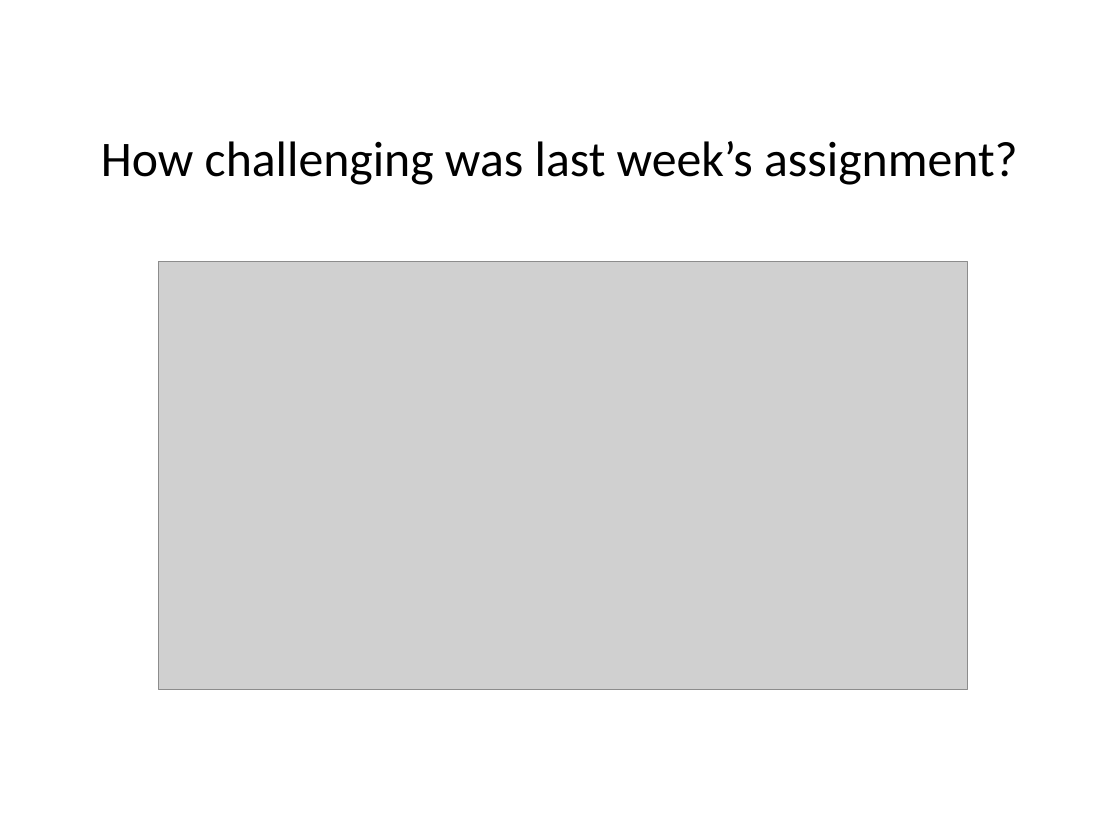
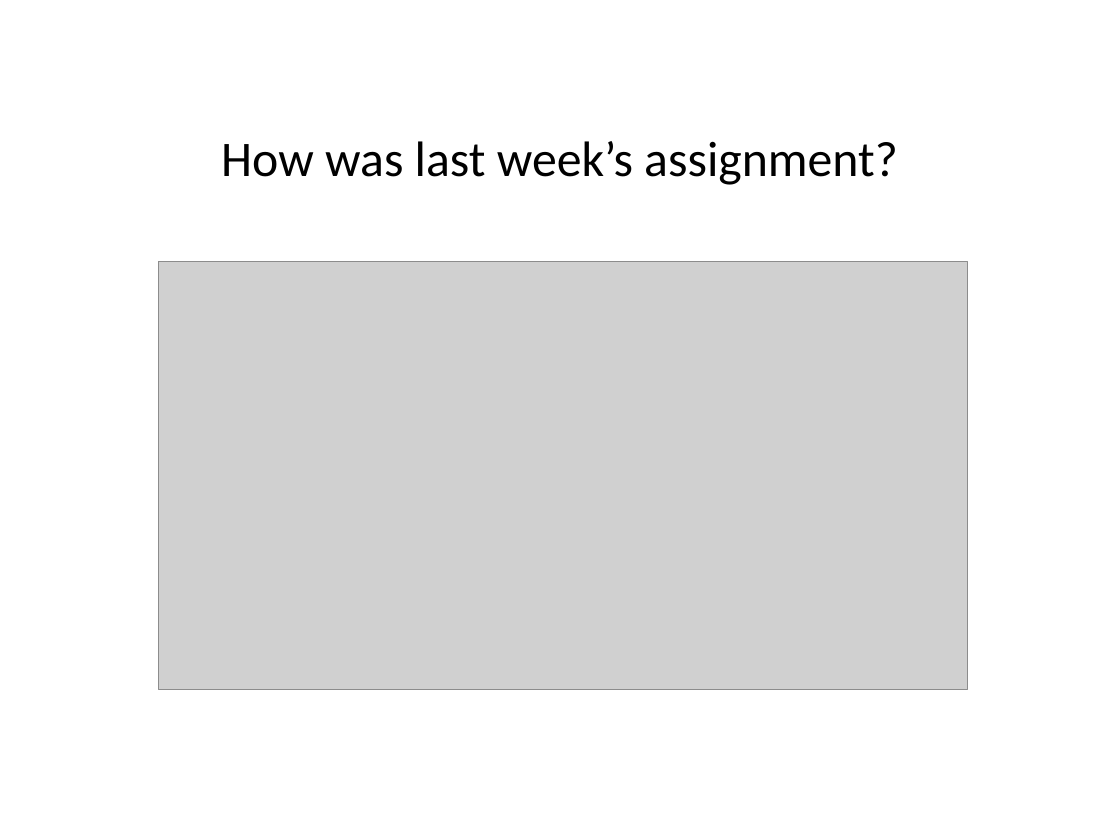
Before and after one commit to jasondbaker/infrastructure-class, a slide deck: slide 3 of infrastructure-week-3.pptx. Drawn at 1120x840 pixels with LibreOffice and Linux fonts; fonts in the diff are those of the drawing; grey boxes stand for pictures. Boxes give left, top, right and bottom in pixels: in the first picture for what was removed or moved away, otherwise in the second. Text is boxed around its words. In the diff, an @@ line names an element or a change of style, - is before the commit and + after.

```diff
--- a/infrastructure-week-3.pptx
+++ b/infrastructure-week-3.pptx
@@ text at (221,141,898,185): text changed @@
-How challenging was last week’s assignment?
+How was last week’s assignment?
```
Also in this commit, not shown: 2 other slides changed, 24 slides added, 1 slide removed, 6 other files.
